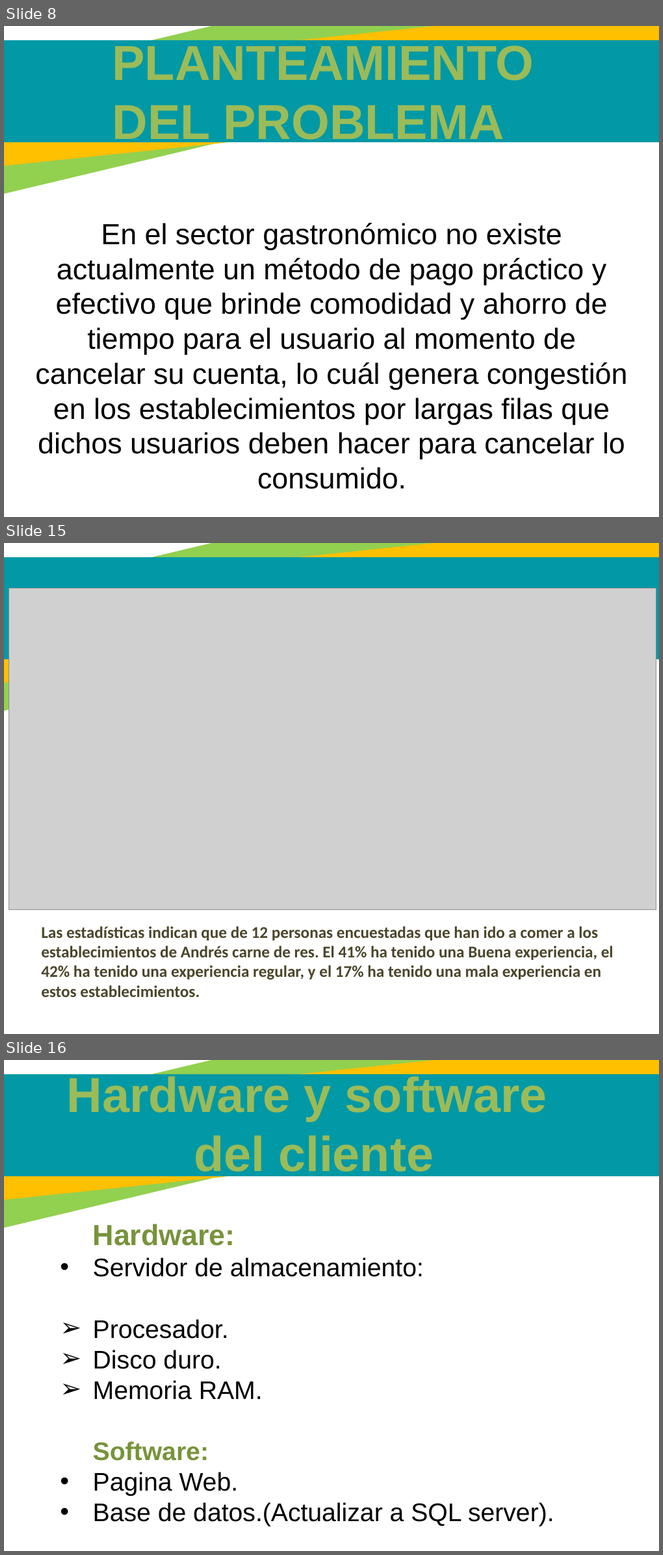
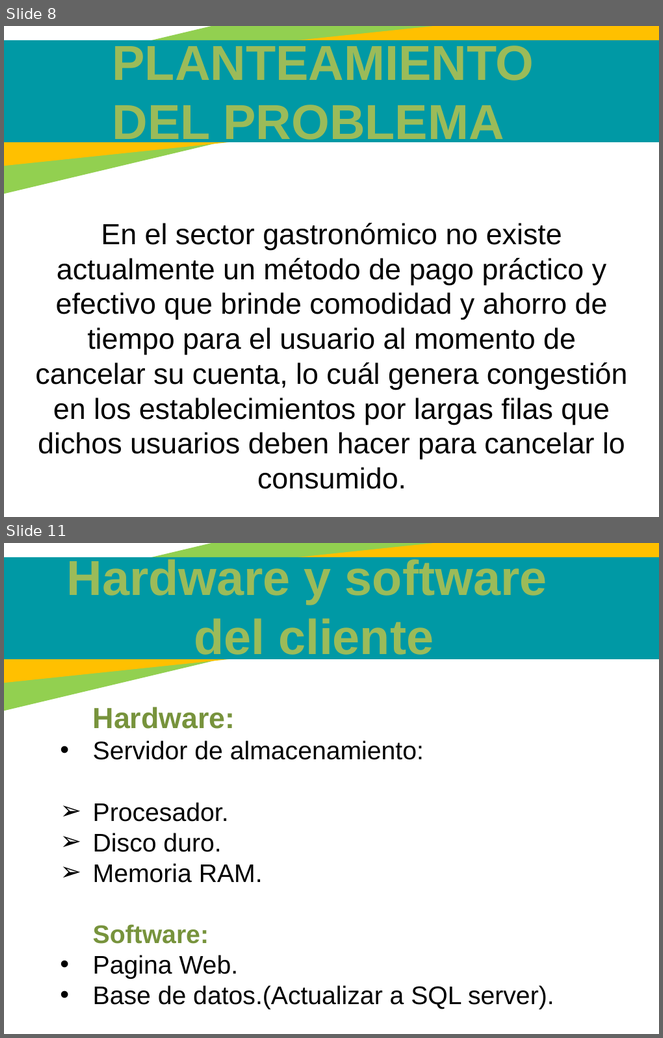
Before and after one commit to juannicolasvargas/SANF-solutions-helps, a slide deck: Cuarto trimestre/Presentacion v4.pptx. Shown one above the other, each under a label of ours: slides 8, 15 and 16 before the commit, slides 8 and 11 after it; the slides between them are not shown. The pictures are 663x1555 and 663x1038 pixels, drawn with LibreOffice and Linux fonts; fonts in the diff are those of the drawing; grey boxes stand for pictures. Boxes give left, top, right and bottom in pixels: in the first picture for what was removed or moved away, otherwise in the second. Text is boxed around its words. In the diff, an @@ line names an element or a change of style, - is before the commit and + after.

```diff
--- a/Cuarto trimestre/Presentacion v4.pptx
+++ b/Cuarto trimestre/Presentacion v4.pptx
@@ slide 15 removed at box(4, 543, 659, 1034), background #FFFFFF; not listed: 3 template elements that a slide beside it also shows @@
@@ picture removed at box(9, 589, 657, 910) @@
@@ text removed at box(41, 927, 614, 997) @@
-Las estadísticas indican que de 12 personas encuestadas que han ido a comer a los establecimientos de Andrés carne de res. El 41% ha tenido una Buena experiencia, el 42% ha tenido una experiencia regular, y el 17% ha tenido una mala experiencia en estos establecimientos.
@@ what was slide 16 is now slide 11 @@
```
Also in this commit, not shown: 4 slides changed, 1 slide added, 5 other slides removed.
